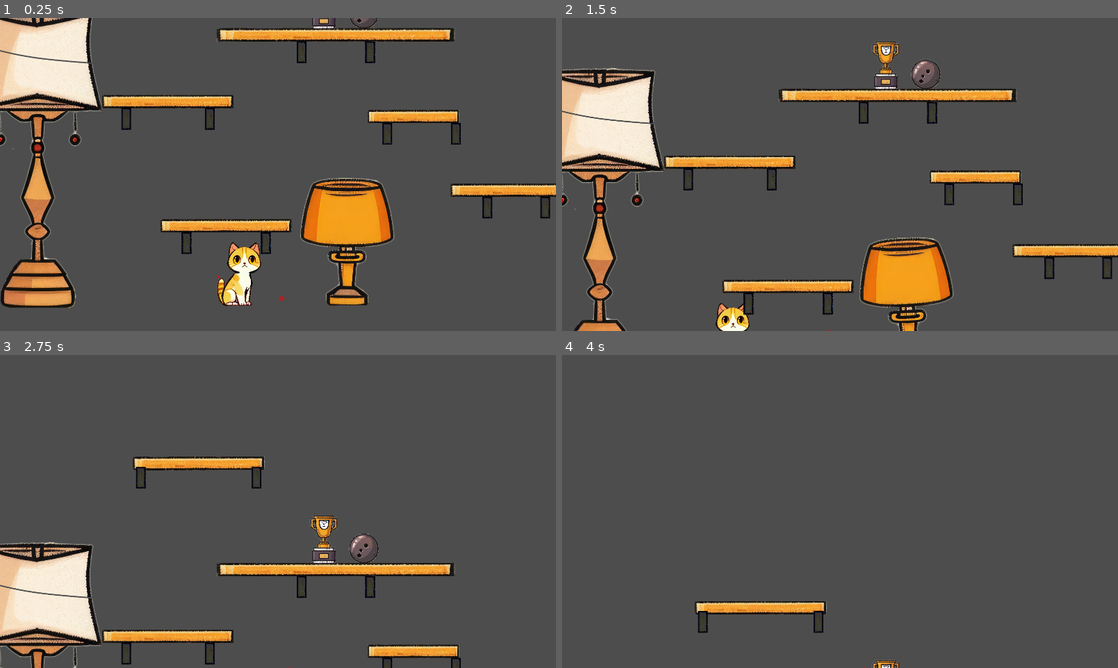
Above: before the commit, frames 1-4 (two rows, left to right).
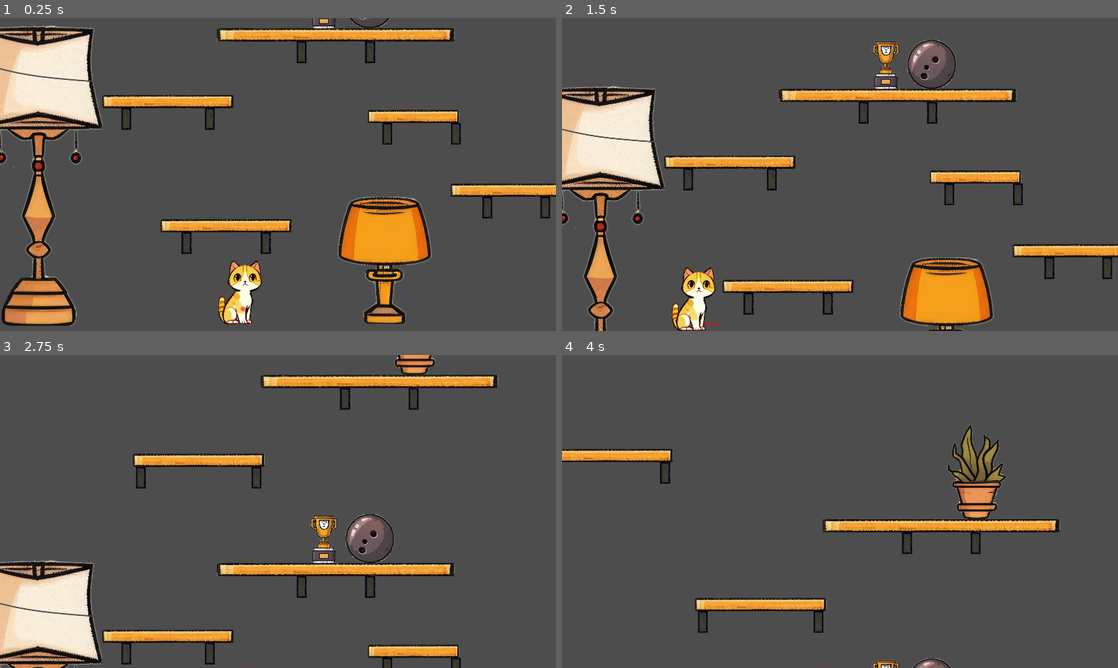
Above: after the commit, the same moments.

Repository: leogeier/ggj24-lasercats
Game: Godot game, scene res://leon.tscn
Same seed, same stepped clock (60 frames per second), same inputs: the game is played once before the commit and once after it. This scene is started directly instead of the project's main scene. The engine's default icon, where the game draws it, is replaced by a stand-in: a white triangle on a blue panel in a dark square.
Inputs (mouse positions are in pixels of both pictures, inside the frame that each line leads up to):
- Up to frame 1 (0.25 s): no input
- Up to frame 2 (1.5 s): tap Enter at 0.5 s; move the mouse to (867, 174) at 0.52 s; hold Up (ui_up) from 0.53 s (still down); move the mouse to (812, 174) at 1.27 s
- Up to frame 3 (2.75 s): keep holding Up (ui_up); move the mouse to (289, 505) at 2.02 s
- Up to frame 4 (4 s): keep holding Up (ui_up); move the mouse to (834, 517) at 2.77 s; move the mouse to (878, 514) at 3.52 s

The runs differ from the first frame. In frame 1, 16% of the frame differs, in the area x 0-78%, y 0-99%; in frame 2, 14%; in frame 3, 8.6%; in frame 4, 5.9%.

Commit message:
Small changes

Diff:
--- a/game/leon.tscn
+++ b/game/leon.tscn
@@ -9,33 +9,20 @@
 [ext_resource type="PackedScene" uid="uid://dhycu16i0hwl" path="res://scenes/obstacles/standing_lamp.tscn" id="7_7re07"]
 [ext_resource type="PackedScene" uid="uid://casjp0djtvre" path="res://scenes/obstacles/lamp.tscn" id="8_1q4a7"]
 [ext_resource type="PackedScene" uid="uid://br58ke2lsx3vo" path="res://scenes/obstacles/trophy.tscn" id="9_cibi5"]
+[ext_resource type="PackedScene" uid="uid://dqdsvcpprwbaa" path="res://scenes/obstacles/vase1.tscn" id="10_0jajy"]
 
-[sub_resource type="RectangleShape2D" id="RectangleShape2D_r5jye"]
-size = Vector2(34, 112)
-
-[sub_resource type="WorldBoundaryShape2D" id="WorldBoundaryShape2D_fo2e5"]
+[sub_resource type="WorldBoundaryShape2D" id="WorldBoundaryShape2D_0688f"]
 
 [node name="Main" type="Node2D"]
 
 [node name="BowlingBall" parent="." instance=ExtResource("1_rrwgb")]
-position = Vector2(1322, -18)
+position = Vector2(1343, -54)
 
 [node name="Cat" parent="." instance=ExtResource("1_vp0h8")]
-position = Vector2(905, 953)
+position = Vector2(905, 1008)
 
 [node name="Laserpointer" parent="." instance=ExtResource("2_dw5os")]
-position = Vector2(1037, 972)
-
-[node name="RigidBody2D" type="RigidBody2D" parent="."]
-position = Vector2(699, 202)
-collision_layer = 5
-collision_mask = 5
-
-[node name="CollisionShape2D" type="CollisionShape2D" parent="RigidBody2D"]
-shape = SubResource("RectangleShape2D_r5jye")
-
-[node name="Camera" parent="." instance=ExtResource("3_a537d")]
-position = Vector2(1024, 544)
+position = Vector2(904, 1008)
 
 [node name="Shelf" parent="." instance=ExtResource("4_x3774")]
 position = Vector2(1520, 344)
@@ -60,25 +47,39 @@
 peg_distance = 118.359
 board_width = 1.804
 
+[node name="Shelf7" parent="." instance=ExtResource("4_x3774")]
+position = Vector2(1374, -587)
+peg_distance = 118.359
+board_width = 1.804
+
 [node name="Shelf6" parent="." instance=ExtResource("4_x3774")]
 position = Vector2(750, -315)
 
+[node name="Shelf8" parent="." instance=ExtResource("4_x3774")]
+position = Vector2(220, -829)
+
 [node name="Window" parent="." instance=ExtResource("5_pluiw")]
-position = Vector2(721, -388)
+position = Vector2(155, -929)
+
+[node name="StandingLamp" parent="." instance=ExtResource("7_7re07")]
+position = Vector2(192, 969)
+
+[node name="Lamp" parent="." instance=ExtResource("8_1q4a7")]
+position = Vector2(1393, 1023)
+
+[node name="Trophy" parent="." instance=ExtResource("9_cibi5")]
+position = Vector2(1181, -47)
 
 [node name="StaticBody2D" type="StaticBody2D" parent="."]
+position = Vector2(906, 1058)
 collision_layer = 5
 collision_mask = 5
 
 [node name="CollisionShape2D" type="CollisionShape2D" parent="StaticBody2D"]
-position = Vector2(913, 995)
-shape = SubResource("WorldBoundaryShape2D_fo2e5")
+shape = SubResource("WorldBoundaryShape2D_0688f")
 
-[node name="StandingLamp" parent="." instance=ExtResource("7_7re07")]
-position = Vector2(189, 492)
+[node name="Vase1" parent="." instance=ExtResource("10_0jajy")]
+position = Vector2(1499, -677)
 
-[node name="Lamp" parent="." instance=ExtResource("8_1q4a7")]
-position = Vector2(1264, 964)
-
-[node name="Trophy" parent="." instance=ExtResource("9_cibi5")]
-position = Vector2(1181, -47)
+[node name="Camera" parent="." instance=ExtResource("3_a537d")]
+position = Vector2(1024, 544)
--- a/game/scenes/cat/cat.tscn
+++ b/game/scenes/cat/cat.tscn
@@ -66,7 +66,8 @@
 scale = Vector2(0.201786, 0.201786)
 sprite_frames = SubResource("SpriteFrames_6udcb")
 animation = &"idle"
-frame_progress = 0.19361
+autoplay = "idle"
+frame_progress = 0.477146
 
 [node name="CollisionShape2D" type="CollisionShape2D" parent="."]
 unique_name_in_owner = true
--- /dev/null
+++ b/game/scenes/obstacles/BreakableJoint.gd
@@ -0,0 +1,17 @@
+extends PinJoint2D
+
+
+# Called when the node enters the scene tree for the first time.
+func _ready():
+	get_node(self.node_a).body_entered.connect(_on_impact)
+	get_node(self.node_b).body_entered.connect(_on_impact)
+
+func _on_impact(body: Node):
+	print(body.get_groups())
+	if body.is_in_group("cat"):
+		self.queue_free()
+
+
+# Called every frame. 'delta' is the elapsed time since the previous frame.
+func _process(delta):
+	pass
--- a/game/scenes/obstacles/bowling_ball.tscn
+++ b/game/scenes/obstacles/bowling_ball.tscn
@@ -3,7 +3,7 @@
 [ext_resource type="Texture2D" uid="uid://cfnx8itlnykxi" path="res://scenes/assets/sports/sportitem2.png" id="1_s0gts"]
 
 [sub_resource type="CircleShape2D" id="CircleShape2D_twjdo"]
-radius = 51.0
+radius = 85.0059
 
 [node name="BowlingBall" type="RigidBody2D"]
 collision_layer = 5
@@ -11,7 +11,7 @@
 mass = 11.0
 
 [node name="Sprite2D" type="Sprite2D" parent="."]
-scale = Vector2(0.15, 0.15)
+scale = Vector2(0.25, 0.25)
 texture = ExtResource("1_s0gts")
 
 [node name="CollisionShape2D" type="CollisionShape2D" parent="."]
--- a/game/scenes/obstacles/bowling_ball2.tscn
+++ b/game/scenes/obstacles/bowling_ball2.tscn
@@ -3,7 +3,7 @@
 [ext_resource type="Texture2D" uid="uid://b7u7ha2jvxtqw" path="res://scenes/assets/sports/sportitem1.png" id="1_al76n"]
 
 [sub_resource type="CircleShape2D" id="CircleShape2D_twjdo"]
-radius = 56.0
+radius = 92.0489
 
 [node name="BowlingBall" type="RigidBody2D"]
 collision_layer = 5
@@ -11,7 +11,7 @@
 mass = 12.0
 
 [node name="Sprite2D" type="Sprite2D" parent="."]
-scale = Vector2(0.15, 0.15)
+scale = Vector2(0.25, 0.25)
 texture = ExtResource("1_al76n")
 
 [node name="CollisionShape2D" type="CollisionShape2D" parent="."]
--- a/game/scenes/obstacles/lamp.tscn
+++ b/game/scenes/obstacles/lamp.tscn
@@ -12,6 +12,7 @@
 collision_layer = 5
 collision_mask = 5
 mass = 8.0
+center_of_mass_mode = 1
 
 [node name="Sprite2D" type="Sprite2D" parent="."]
 position = Vector2(0, -190.8)
--- a/game/scenes/obstacles/standing_lamp.tscn
+++ b/game/scenes/obstacles/standing_lamp.tscn
@@ -20,21 +20,22 @@
 mass = 30.0
 
 [node name="Sprite2D" type="Sprite2D" parent="."]
+position = Vector2(0, -433.75)
 scale = Vector2(0.5, 0.5)
 texture = ExtResource("1_13pfm")
 
 [node name="CollisionShape2D" type="CollisionShape2D" parent="."]
-position = Vector2(2, -411)
+position = Vector2(2, -844.75)
 shape = SubResource("RectangleShape2D_1ioid")
 
 [node name="CollisionShape2D2" type="CollisionShape2D" parent="."]
-position = Vector2(2.75, -234)
+position = Vector2(2.75, -667.75)
 shape = SubResource("RectangleShape2D_7adg0")
 
 [node name="CollisionShape2D3" type="CollisionShape2D" parent="."]
-position = Vector2(5, 432.5)
+position = Vector2(5, -1.25)
 shape = SubResource("RectangleShape2D_ca5s2")
 
 [node name="CollisionShape2D4" type="CollisionShape2D" parent="."]
-position = Vector2(5.5, 97.5)
+position = Vector2(5.5, -336.25)
 shape = SubResource("RectangleShape2D_gwxhc")
--- /dev/null
+++ b/game/scenes/obstacles/vase1.tscn
@@ -0,0 +1,54 @@
+[gd_scene load_steps=6 format=3 uid="uid://dqdsvcpprwbaa"]
+
+[ext_resource type="Texture2D" uid="uid://cwyhasewvawpn" path="res://scenes/assets/breakablebobjects/plant1_pot.png" id="1_x0weq"]
+[ext_resource type="Texture2D" uid="uid://6bwoscqyvcsa" path="res://scenes/assets/breakablebobjects/plant1_plant.png" id="2_s4bwe"]
+[ext_resource type="Script" path="res://scenes/obstacles/BreakableJoint.gd" id="3_v6rex"]
+
+[sub_resource type="RectangleShape2D" id="RectangleShape2D_h07cq"]
+size = Vector2(150, 130)
+
+[sub_resource type="RectangleShape2D" id="RectangleShape2D_wbrst"]
+size = Vector2(126, 78.5)
+
+[node name="Vase1" type="Node2D"]
+
+[node name="RigidBody2D2" type="RigidBody2D" parent="."]
+collision_layer = 5
+collision_mask = 5
+mass = 2.0
+max_contacts_reported = 3
+contact_monitor = true
+
+[node name="Plant1Pot" type="Sprite2D" parent="RigidBody2D2"]
+position = Vector2(-1, -3)
+scale = Vector2(0.3, 0.3)
+texture = ExtResource("1_x0weq")
+
+[node name="CollisionShape2D" type="CollisionShape2D" parent="RigidBody2D2"]
+position = Vector2(-2, -3)
+shape = SubResource("RectangleShape2D_h07cq")
+
+[node name="RigidBody2D" type="RigidBody2D" parent="."]
+position = Vector2(0, -69)
+mass = 0.5
+max_contacts_reported = 3
+contact_monitor = true
+
+[node name="Plant1Plant" type="Sprite2D" parent="RigidBody2D"]
+position = Vector2(-0.699997, -99.5)
+scale = Vector2(0.3, 0.3)
+texture = ExtResource("2_s4bwe")
+
+[node name="CollisionShape2D" type="CollisionShape2D" parent="RigidBody2D"]
+position = Vector2(-5.7, -38.75)
+shape = SubResource("RectangleShape2D_wbrst")
+
+[node name="Joint" type="PinJoint2D" parent="."]
+position = Vector2(0, -68)
+node_a = NodePath("../RigidBody2D2")
+node_b = NodePath("../RigidBody2D")
+disable_collision = false
+angular_limit_enabled = true
+angular_limit_lower = -0.0523599
+angular_limit_upper = 0.0523599
+script = ExtResource("3_v6rex")
--- a/game/scenes/window/window.gd
+++ b/game/scenes/window/window.gd
@@ -12,6 +12,6 @@
 	finished = true
 
 	var end_screen = end_scene.instantiate()
-	get_tree().root.add_child(end_screen)
+	get_tree().get_first_node_in_group("camera").add_child(end_screen)
 
 	game_finished.emit()
Not shown, added: game/Animations/Sit-and-Tail-Wag_0000_Layer-8.png.import
Not shown, added: game/Animations/Sit-and-Tail-Wag_0001_Layer-7.png.import
Not shown, added: game/Animations/Sit-and-Tail-Wag_0002_Layer-6.png.import
Not shown, added: game/Animations/Stand-and-look_0000_Layer-5.png.import
Not shown, added: game/Animations/Stand-and-look_0001_Layer-4.png.import
Not shown, added: game/Animations/Stand-and-look_0002_Layer-2.png.import
